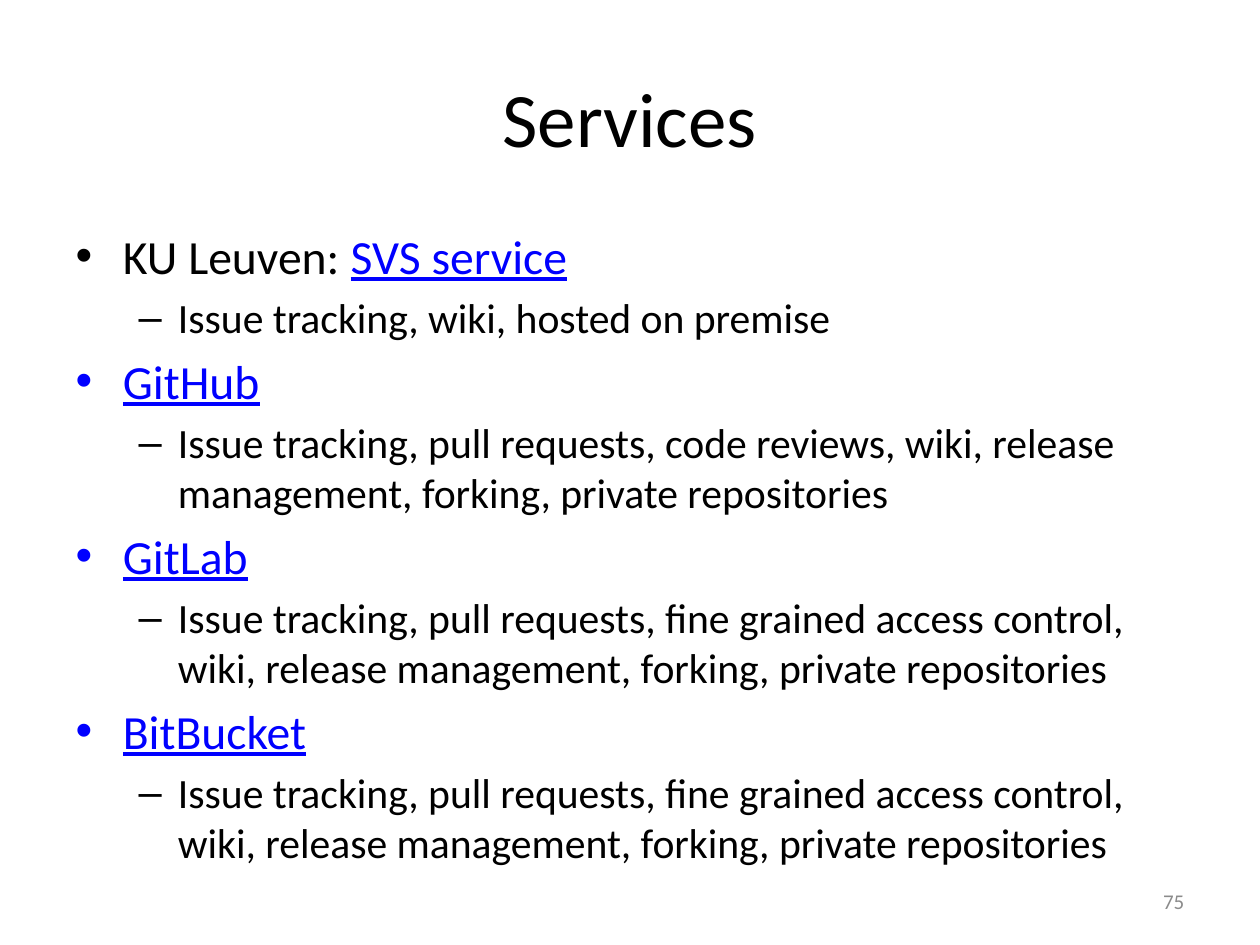
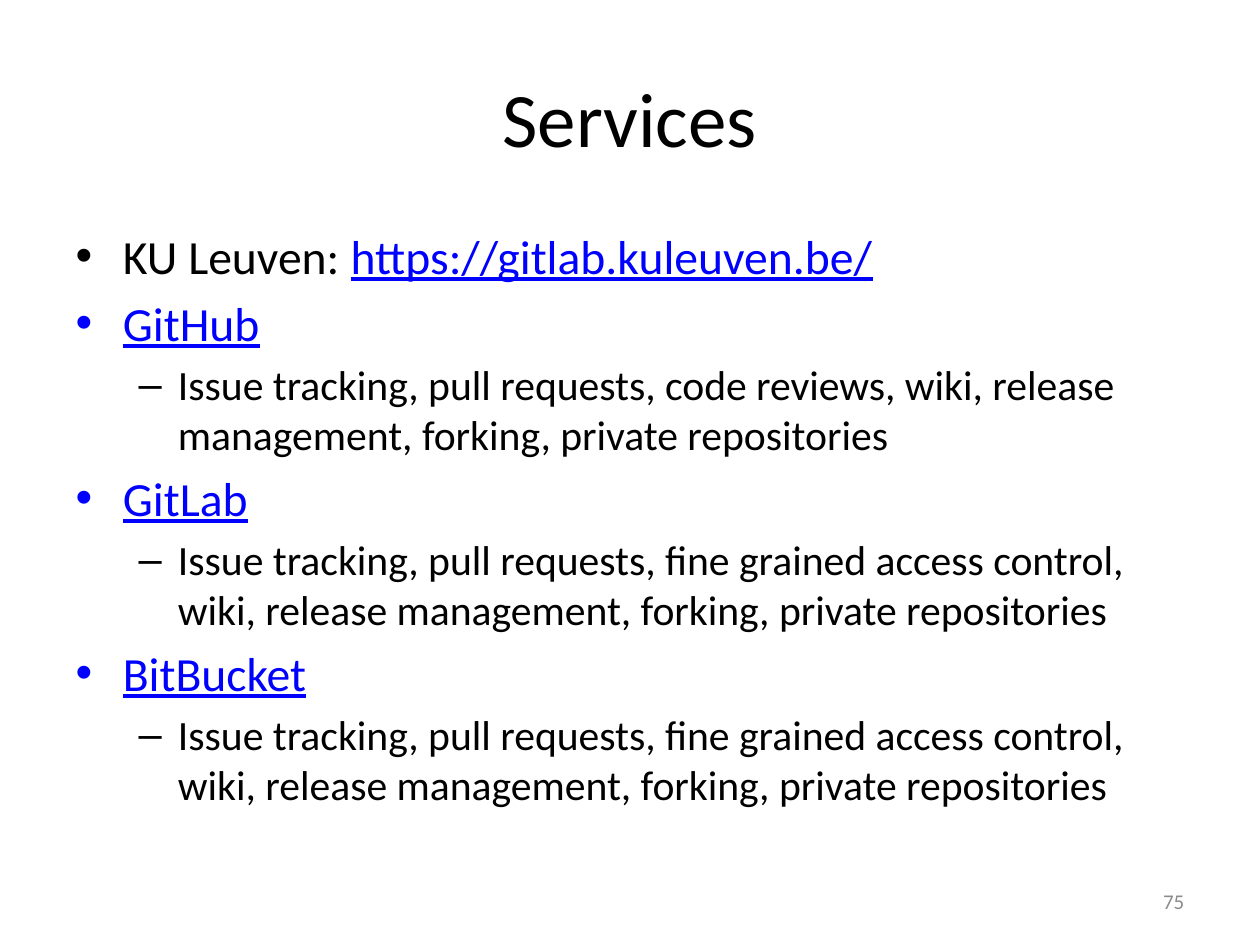
Before and after one commit to gjbex/Version-control-with-git, a slide deck: slide 75 of version_control_git.pptx. Drawn at 1260x945 pixels with LibreOffice and Linux fonts; fonts in the diff are those of the drawing. Boxes give left, top, right and bottom in pixels: in the first picture for what was removed or moved away, otherwise in the second. Text is boxed around its words. In the diff, an @@ line names an element or a change of style, - is before the commit and + after.

Commit message:
Fix typos

```diff
--- a/version_control_git.pptx
+++ b/version_control_git.pptx
@@ text at (123, 241, 872, 283): text changed; size 23.8 to 27.2 pt; text colour #000000 to #0000FF @@
-• KU Leuven: SVS service
-  – Issue tracking, wiki, hosted on premise
+• KU Leuven: https://gitlab.kuleuven.be/
```
Also in this commit, not shown: 4 other slides changed.
